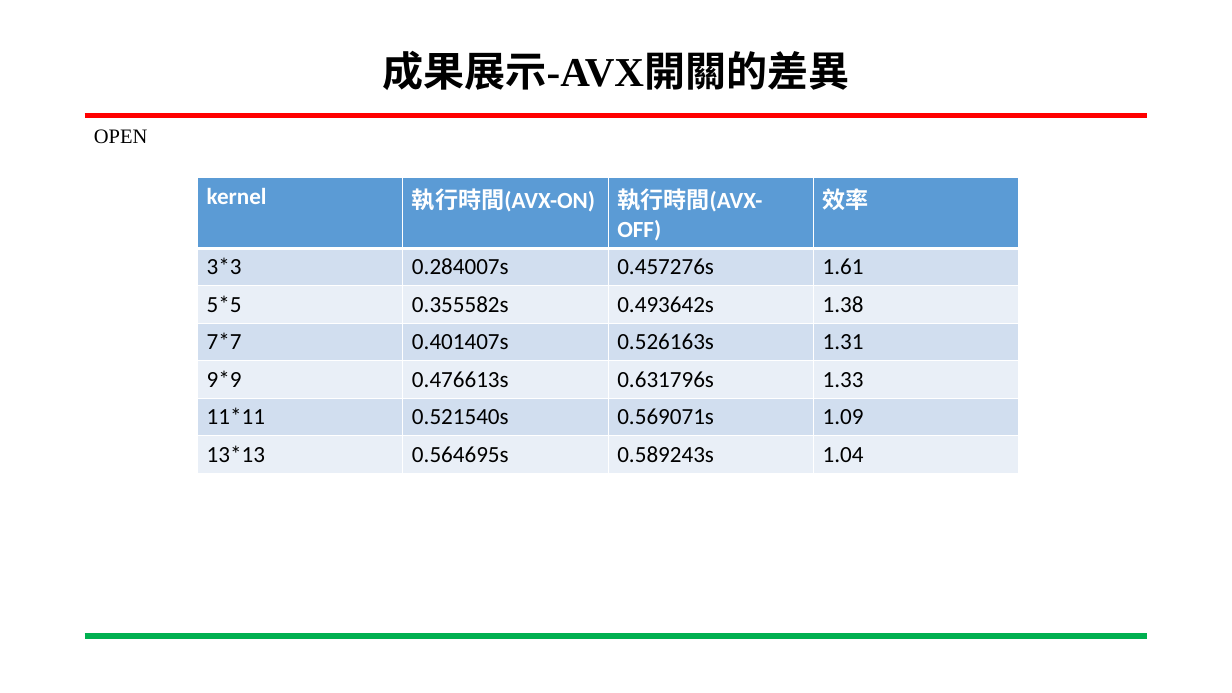
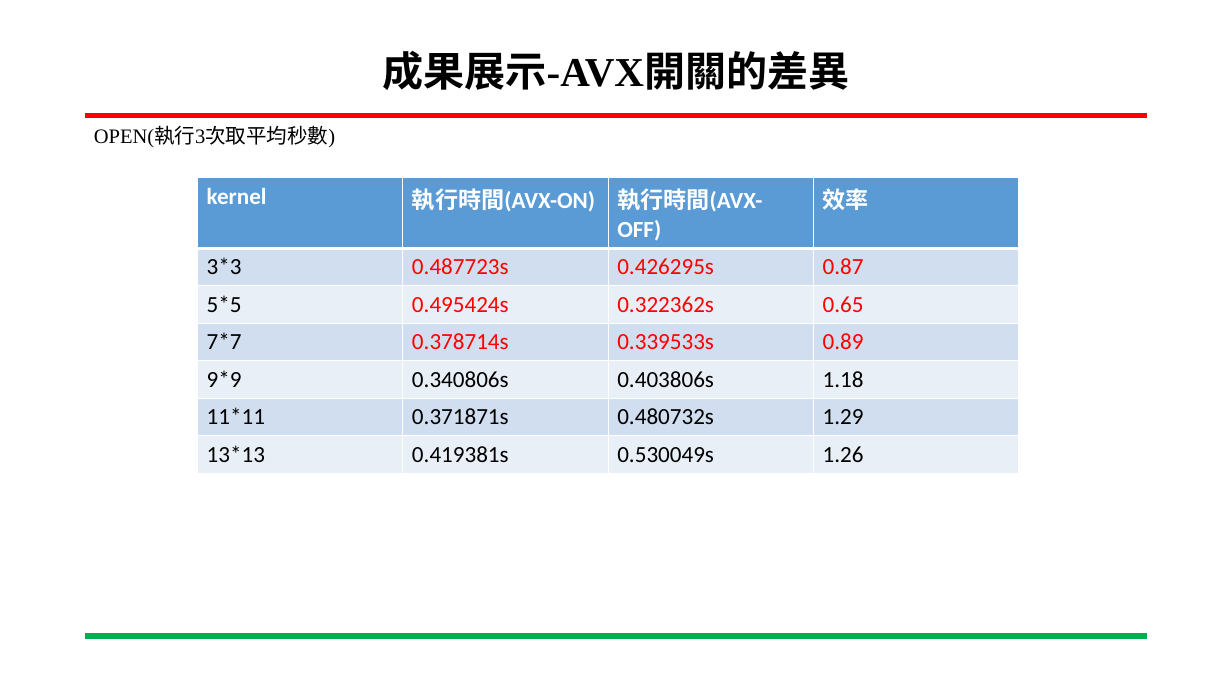
Before and after one commit to C110112103/111-2_Embedded-Image-Processing, a slide deck: slide 11 of HW1/C110112103-HW1.pptx (slide 10 before the commit). Drawn at 1232x693 pixels with LibreOffice and Linux fonts; fonts in the diff are those of the drawing; background and template pictures are left out. Boxes give left, top, right and bottom in pixels: in the first picture for what was removed or moved away, otherwise in the second. Text is boxed around its words. In the diff, an @@ line names an element or a change of style, - is before the commit and + after.

```diff
--- a/HW1/C110112103-HW1.pptx
+++ b/HW1/C110112103-HW1.pptx
@@ text at [94,127,335,147]: text changed @@
-OPEN
+OPEN(執行3次取平均秒數)
@@ table at [198,177,1019,466] @@
-row 2: 3*3 | 0.284007s | 0.457276s | 1.61
+row 2: 3*3 | 0.487723s | 0.426295s | 0.87
-row 3: 5*5 | 0.355582s | 0.493642s | 1.38
+row 3: 5*5 | 0.495424s | 0.322362s | 0.65
-row 4: 7*7 | 0.401407s | 0.526163s | 1.31
+row 4: 7*7 | 0.378714s | 0.339533s | 0.89
-row 5: 9*9 | 0.476613s | 0.631796s | 1.33
+row 5: 9*9 | 0.340806s | 0.403806s | 1.18
-row 6: 11*11 | 0.521540s | 0.569071s | 1.09
+row 6: 11*11 | 0.371871s | 0.480732s | 1.29
-row 7: 13*13 | 0.564695s | 0.589243s | 1.04
+row 7: 13*13 | 0.419381s | 0.530049s | 1.26
```
Also in this commit, not shown: 2 other slides changed, 6 slides added, 1 other file.
